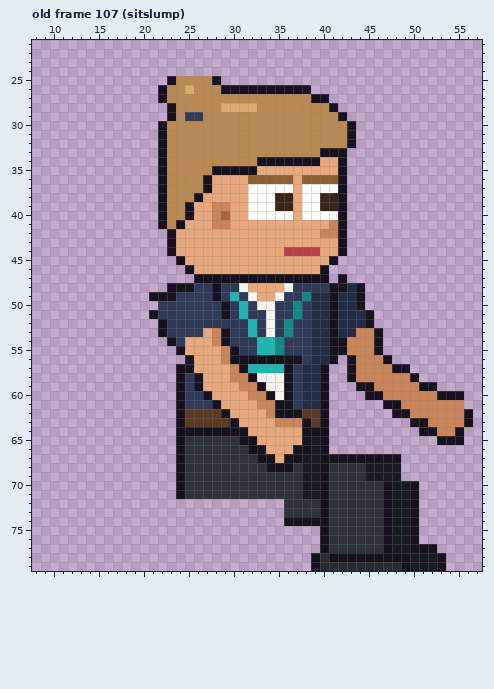
Two versions of one pixel-art file, sprites/expo/expo_regdesk_right_anim.aseprite. Above is the file before it was changed.
64x80 pixels, 129 frames. Colours within 5 levels of each other are drawn and written as one. Shown: old frame 107 (sitslump): x 8..57, y 21..79. The commit also changed other frames, which this record leaves out.
After the commit:
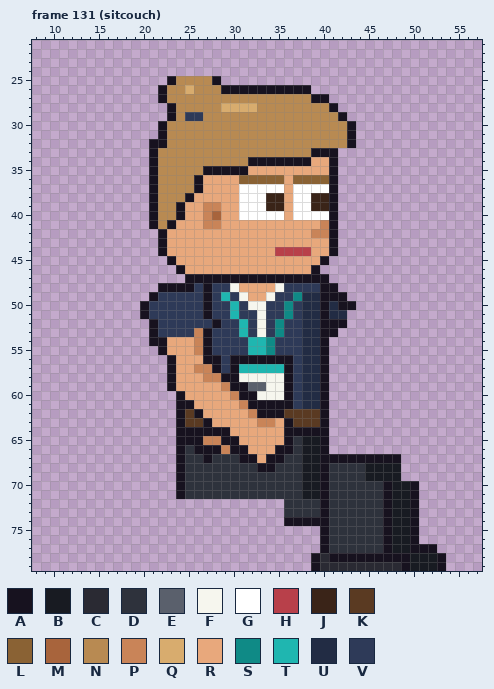
Palette (. is transparent): A #17121f  B #181b22  C #2a2a33  D #2e323c  E #5a606c  F #f6f6ee  G #ffffff  H #b8404a  J #3a2418  K #5a3a22  L #8a6234  M #a8643c  N #b88a52  P #c98458  Q #d8ac6e  R #e8a87c  S #0f8a86  T #1fb6b0  U #222c44  V #2e3a58
A new or re-ordered frame is compared with the old frame closest to it.
Difference:
frames 129 -> 135
Frame 131 (sitcouch) is new; against old frame 107 (sitslump):
y 32: x 21 . -> A
y 33: x 21..22 .A -> AN; x 39 N -> A; x 42 A -> .
y 34: x 21..22 .A -> AN; x 32 N -> A; x 39 A -> R; x 41..42 RA -> A.
y 35: x 21..22 .A -> AN; x 27 N -> A; x 32 A -> R; x 41..42 RA -> A.
y 36: x 21..22 .A -> AN; x 26..27 NA -> AR; x 31 R -> L; x 36..37 LR -> RL; x 41..42 LA -> A.
y 37: x 21..22 .A -> AN; x 26..27 NA -> AR; x 31 R -> G; x 36..37 GR -> RG; x 41..42 GA -> A.
y 38: x 21..22 .A -> AN; x 25..26 NA -> AR; x 31 R -> G; x 34 G -> J; x 36..37 JR -> RG; x 39 G -> J; x 41..42 JA -> A.
y 39: x 21..22 .A -> AN; x 24..25 NA -> AR; x 27 R -> P; x 29 P -> R; x 31 R -> G; x 34 G -> J; x 36..37 JR -> RG; x 39 G -> J; x 41..42 JA -> A.
y 40: x 21..22 .A -> AN; x 24..25 NA -> AR; x 27..29 RPM -> PMR; x 31 R -> G; x 36..37 GR -> RG; x 41..42 GA -> A.
y 41: x 21..24 .ANA -> ANAR; x 27 R -> P; x 29 P -> R; x 40..42 RPA -> PA.
y 42: x 22..23 .A -> AR; x 39 R -> P; x 41..42 PA -> A.
y 43: x 22..23 .A -> AR; x 41..42 RA -> A.
y 44: x 22..23 .A -> AR; x 35 R -> H; x 39 H -> R; x 41..42 RA -> A.
y 45: x 23..24 .A -> AR; x 40..41 RA -> A.
y 46: x 24..25 .A -> AR; x 39..40 RA -> A.
y 47: x 25 . -> A; x 42 A -> .
y 48: x 22 . -> A; x 27..28 VA -> AV; x 30..31 VF -> FR; x 35..36 RF -> FV; x 40 V -> A; x 42..44 AUA -> ...
y 49: x 22..23 AA -> VV; x 27..32 VAVTVF -> AVTVFR; x 34..35 RF -> FV; x 37..38 VS -> SU; x 40 U -> A; x 42..44 UUA -> A..
y 50: x 20..21 .. -> AV; x 27 V -> A; x 29..32 AVTV -> VTVF; x 34 F -> V; x 36..38 VSV -> SVU; x 40..44 UAUUA -> AUAA.
y 51: x 20..21 .A -> AV; x 27 V -> A; x 29..31 AVT -> VTV; x 33..34 VF -> FV; x 36..38 VSV -> SVU; x 40..41 UA -> AU; x 43..45 UUA -> ...
y 52: x 21..22 .A -> AV; x 28 V -> A; x 31..36 VTVFVS -> TVFVSV; x 38 V -> U; x 40 U -> A; x 42..45 UUUA -> A...
y 53: x 21..22 .A -> AV; x 26..29 VRPA -> PAVV; x 31..36 VTVFVS -> TVFVSV; x 38 V -> U; x 40 U -> A; x 42..46 UUPPA -> .....
y 54: x 21..24 ..AV -> AARR; x 26..29 RRPA -> PAVV; x 32 V -> T; x 34..35 TS -> SV; x 38 V -> U; x 40..46 UAAPPPA -> A......
y 55: x 22..24 ..A -> ARR; x 26..30 RRRPA -> PAVVV; x 32 V -> T; x 34..35 TS -> SV; x 38 V -> U; x 40..46 UAAPPPA -> A......
y 56: x 23..25 ..A -> ARR; x 27..29 RRP -> AAV; x 37..38 AV -> VU; x 40..41 UA -> A.; x 43..47 APPPA -> .....
y 57: x 23..31 .AARRRRPA -> ARRPPAVAT; x 43..49 APPPPAA -> .......
y 58: x 23..32 .AVARRRPPA -> ARRRPPAAFF; x 43..50 APPPPPPA -> ........
y 59: x 23..26 .AVA -> ARRR; x 29..33 RRPPA -> PAAEE; x 44..52 AAPPPPPAA -> .........
y 60: x 25..27 VVA -> RRR; x 30..34 RRPPA -> PAAFF; x 45..55 AAPPPPPPAAA -> ...........
y 61: x 25..28 VVVA -> ARRR; x 31..34 RRPP -> PAAA; x 47..55 AAPPPPPPP -> .........
y 62: x 26..29 KKKA -> ARRR; x 32..34 RRP -> PAA; x 36..37 AA -> KK; x 48..56 AAPPPPPPA -> .........
y 63: x 27..30 KKKA -> ARRR; x 33..38 RRPPPA -> PPRAKK; x 50..56 AAPPPPA -> .......
y 64: x 30..31 AA -> RR; x 36..37 RR -> AA; x 51..55 AAPPA -> .....
y 65: x 25..32 DDDDDDAA -> AAPPAARR; x 36..38 RRA -> ADB; x 53..55 AAA -> ...
y 66: x 26..33 DDDDDDAA -> AAAPAARR; x 35..38 RRAA -> AADB
y 67: x 27 D -> A; x 31..33 DDA -> AAR; x 35..37 RAA -> ADD
y 68: x 33 D -> A; x 35..36 AA -> DD
